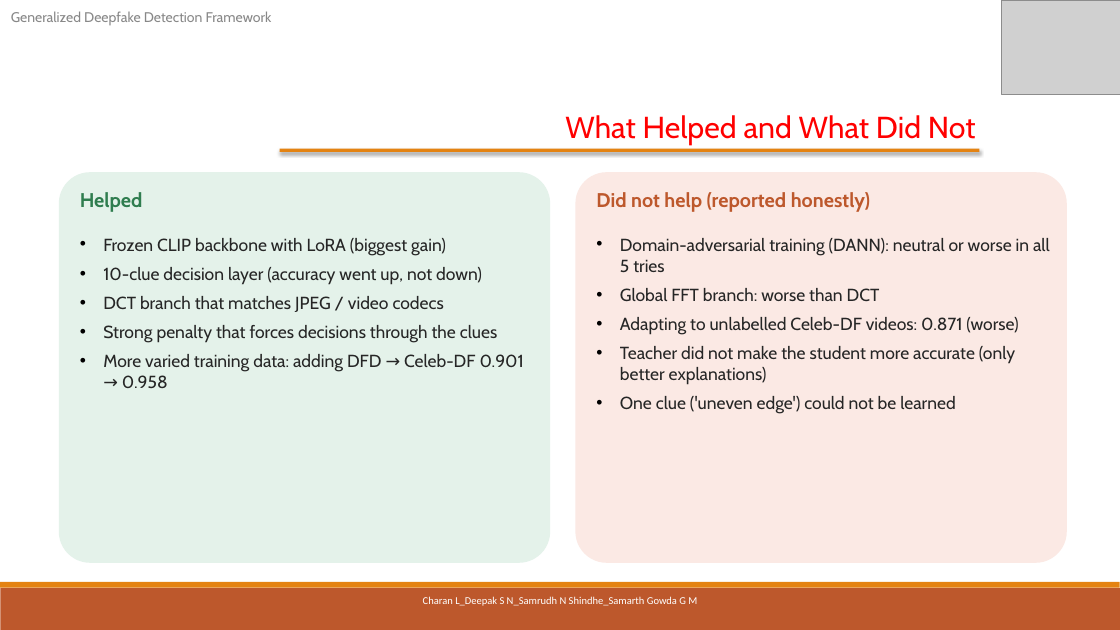
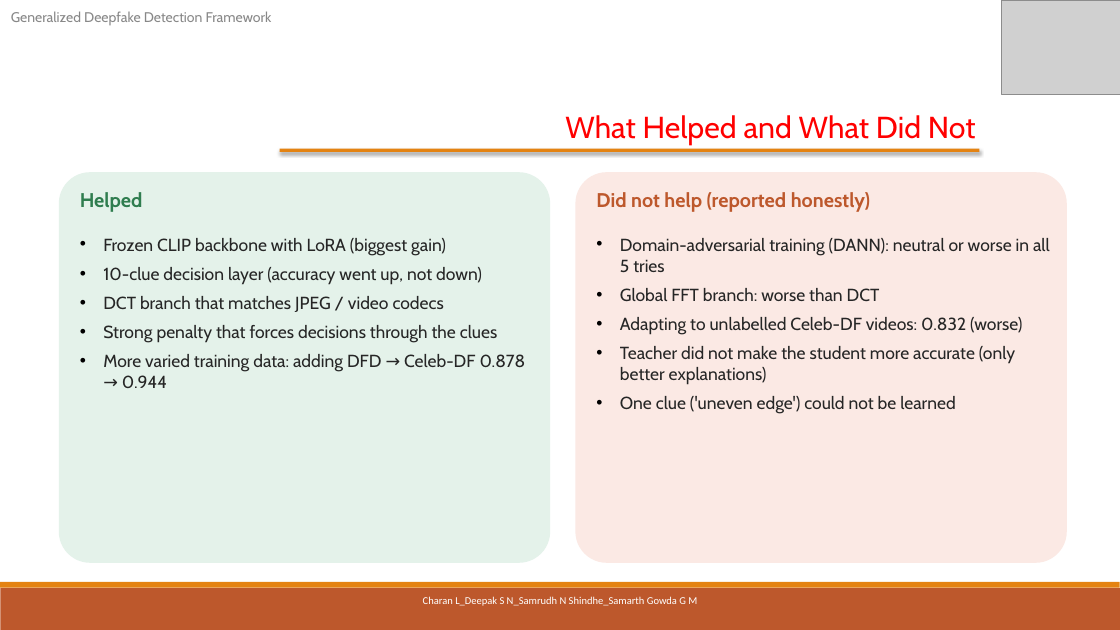
Before and after one commit to pes1ug23cs178/CAPSTONE_PW_26_RJ_02, a slide deck: slide 17 of ESA Report/output/PW26_RJ_02_Review3.pptx. Drawn at 1120x630 pixels with LibreOffice and Linux fonts; fonts in the diff are those of the drawing; grey boxes stand for pictures. Boxes give left, top, right and bottom in pixels: in the first picture for what was removed or moved away, otherwise in the second. Text is boxed around its words. In the diff, an @@ line names an element or a change of style, - is before the commit and + after.

Commit message:
Final report and Review-3 slides with official Celeb-DF results; README numbers; fix Word author field

```diff
--- a/ESA Report/output/PW26_RJ_02_Review3.pptx
+++ b/ESA Report/output/PW26_RJ_02_Review3.pptx
@@ text at box(620, 317, 1022, 334): text changed @@
-• Adapting to unlabelled Celeb-DF videos: 0.871 (worse)
+• Adapting to unlabelled Celeb-DF videos: 0.832 (worse)
@@ text at box(103, 354, 526, 388): text changed @@
-• More varied training data: adding DFD → Celeb-DF 0.901 → 0.958
+• More varied training data: adding DFD → Celeb-DF 0.878 → 0.944
```
Also in this commit, not shown: 10 other slides changed, 8 other files.
